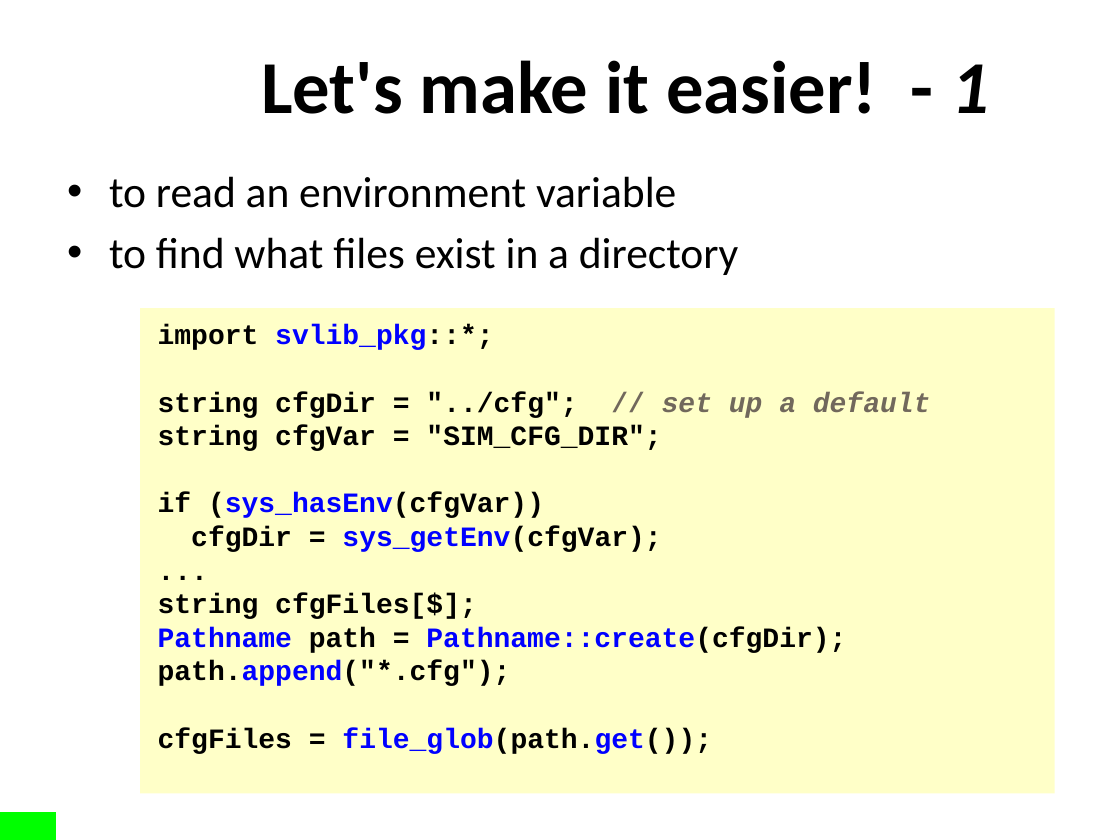
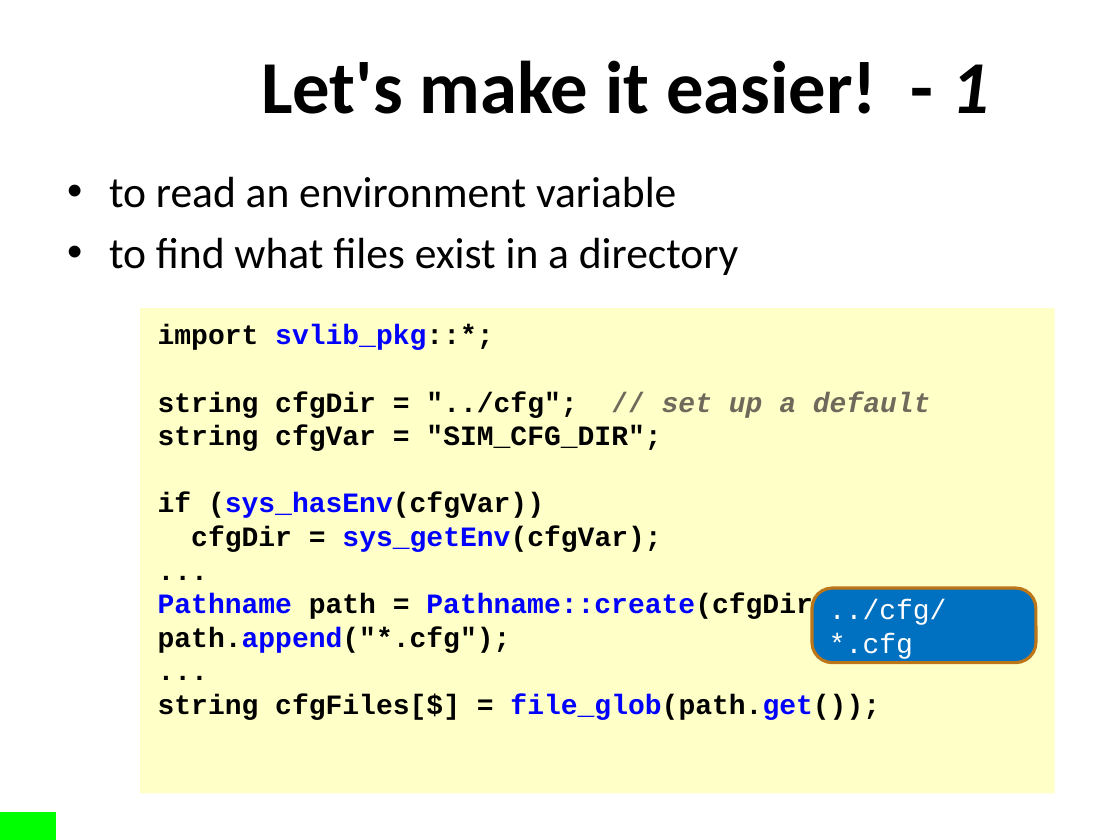
Before and after one commit to xiaoweish/svlib, a slide deck: slide 3 of svlib/doc/163-aq602-final.pptx. Drawn at 1120x840 pixels with LibreOffice and Linux fonts; fonts in the diff are those of the drawing; background and template pictures are left out. Boxes give left, top, right and bottom in pixels: in the first picture for what was removed or moved away, otherwise in the second. Text is boxed around its words. In the diff, an @@ line names an element or a change of style, - is before the commit and + after.

```diff
--- a/svlib/doc/163-aq602-final.pptx
+++ b/svlib/doc/163-aq602-final.pptx
@@ text in rectangle at [158,593,477,619]: paragraph removed @@
-string cfgFiles[$];
@@ rounded rectangle added at [812,588,1036,663], fill #0070C0, outline #BB761A 2 pt, 18 pt, text #FFFFFF @@
+../cfg/*.cfg
@@ text in rectangle at [158,694,880,720]: text changed @@
-cfgFiles = file_glob(path.get());
+...
+string cfgFiles[$] = file_glob(path.get());
```
Also in this commit, not shown: 1 other slide changed.
